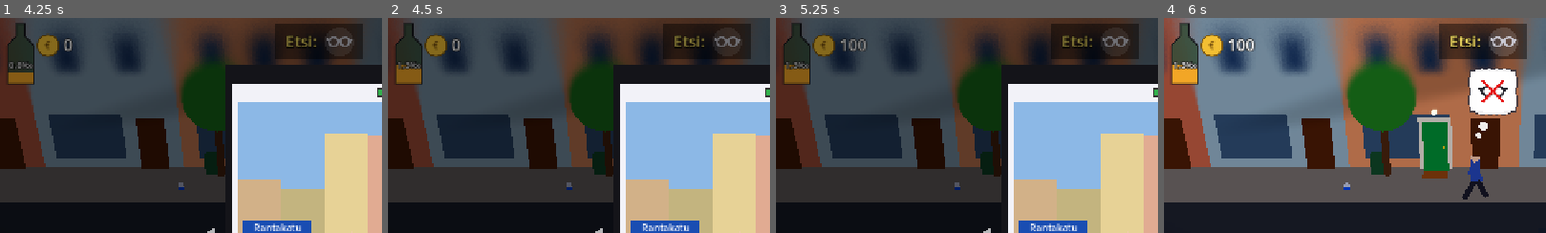
Above: before the commit, frames 1-4 (left to right).
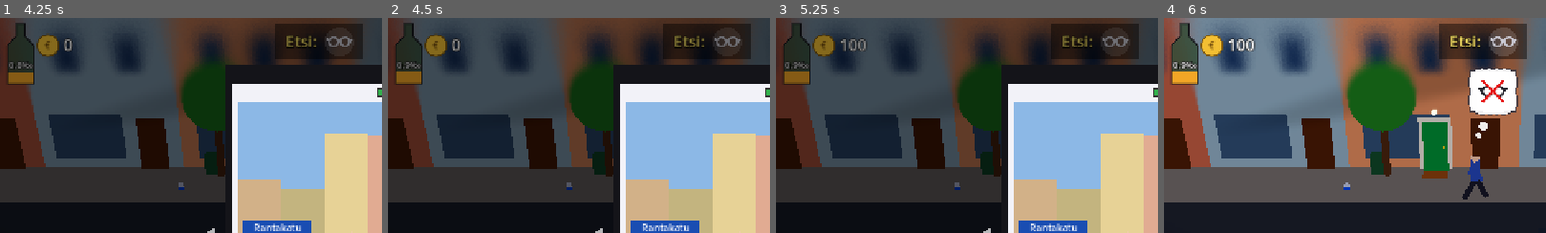
Above: after the commit, the same moments.

Repository: Ecculi/GoodMorningMoonshine
Game: Godot game, scene res://scenes/main.tscn
Same seed, same stepped clock (60 frames per second), same inputs: the game is played once before the commit and once after it.
Inputs:
- Up to frame 1 (4.25 s): tap Enter at 0.5, 2.85 s; hold Right (move_right) 0.53-1.28 s; hold Space (action) 0.53-1.28 s; hold Down (move_down) 1.28-2.03 s; tap P (phone) at 1.35 s; hold Right (move_right) 2.03-2.78 s; tap Z at 2.1 s; hold Up (move_up) 2.78-3.5 s; click "F1 HP" at 3.5 s
- Up to frame 2 (4.5 s): click "F2 +‰" at 4.25 s
- Up to frame 3 (5.25 s): click "F3 €" at 5 s
- Up to frame 4 (6 s): tap Space (action) at 5.75 s; hold Left (move_left) from 5.78 s (still down); tap Tab at 5.85 s
The pictures show only the part of the screen within x 8-58%, y 0-50%; the shares and areas given below are measured in that part.

Frame 1 is identical in both runs. In frame 2, 0.2% of the frame differs, in the area x 2-9%, y 21-25%; in frame 3, 0.2%; in frame 4, 0.2%, in the area x 2-9%, y 20-25%.

Commit message:
F2 debug: +0.1 per mille per press
Co-Authored-By: Claude Opus 5.5 <noreply@anthropic.com>
Claude-Session: https://claude.ai/code/session_014p1PebUFuQA4D9T8dUNWSx

Diff:
--- a/scripts/debug_tools.gd
+++ b/scripts/debug_tools.gd
@@ -1,9 +1,9 @@
 extends CanvasLayer
 ## Debug helpers (only in debug builds, e.g. when run from the editor):
-## F1 = health full, F2 = alcohol +0.5 per mille per press (no limit),
+## F1 = health full, F2 = alcohol +0.1 per mille per press (no limit),
 ## F3 = money +100 €. The same as small on-screen buttons for touch screens.
 
-const DEBUG_PROMILLE_STEP := 0.5
+const DEBUG_PROMILLE_STEP := 0.1
 
 
 func _ready() -> void:
